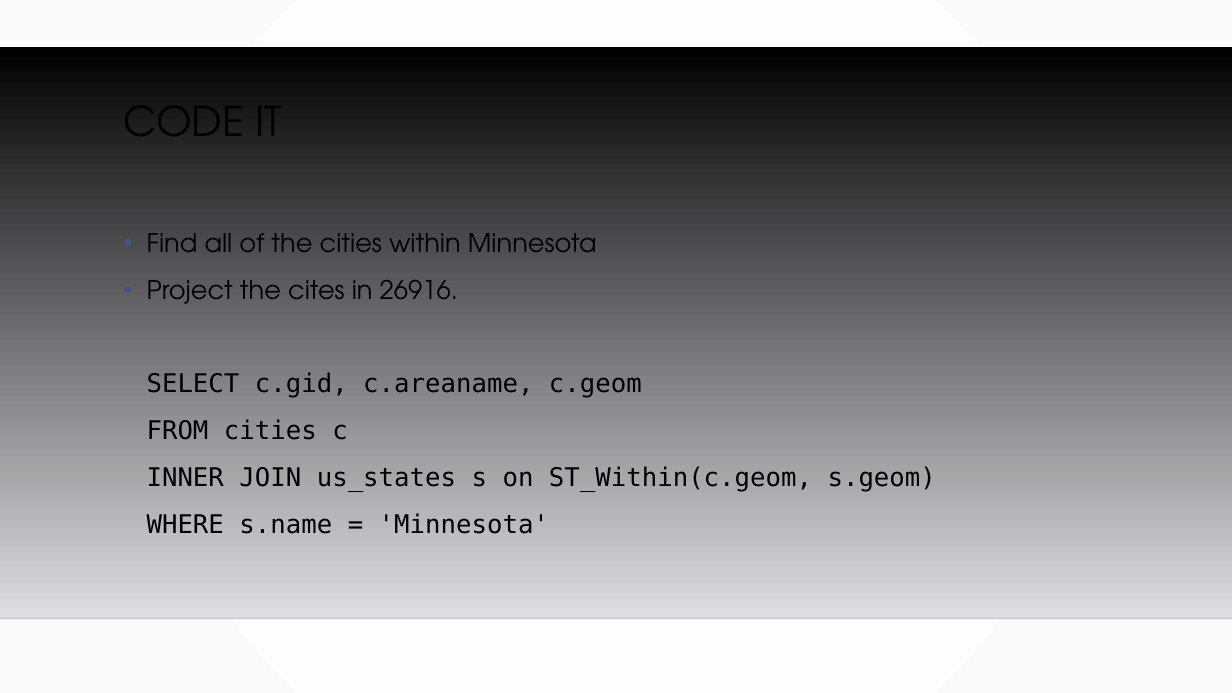
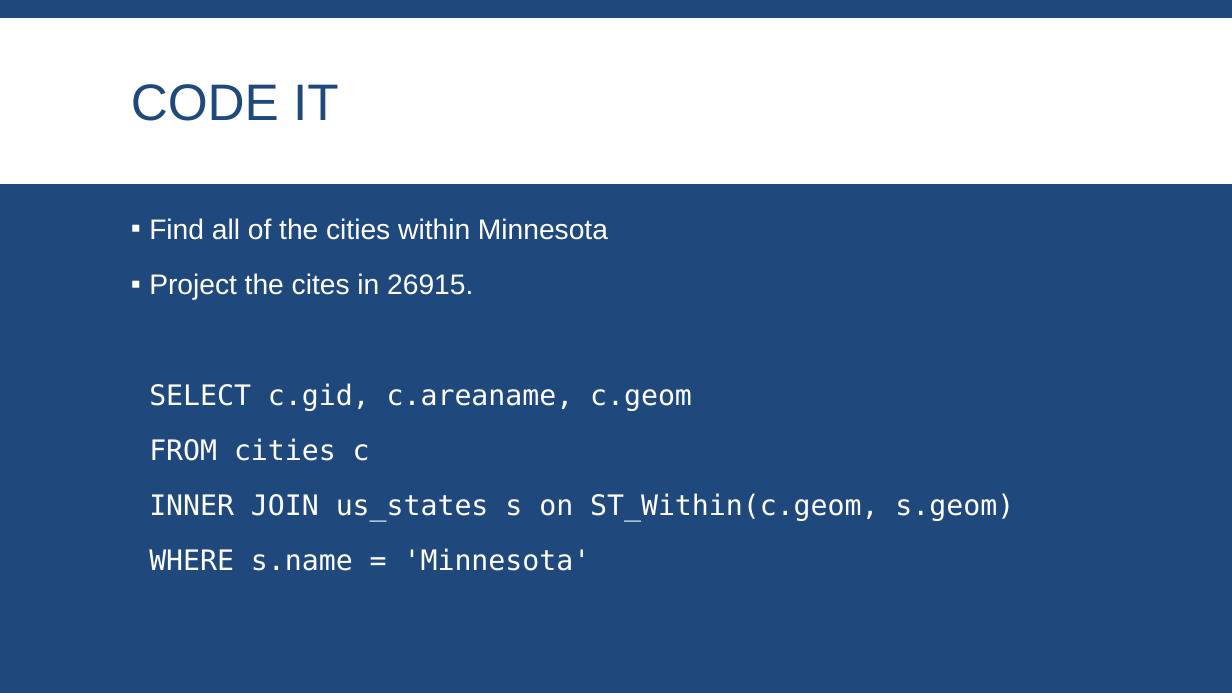
Before and after one commit to MGIS-UMN/GIS5577_week5, a slide deck: slide 38 of Spatial_Databases.odp. Drawn at 1232x693 pixels with LibreOffice and Linux fonts; fonts in the diff are those of the drawing; background and template pictures are left out. Boxes give left, top, right and bottom in pixels: in the first picture for what was removed or moved away, otherwise in the second. Text is boxed around its words. In the diff, an @@ line names an element or a change of style, - is before the commit and + after.

```diff
--- a/Spatial_Databases.odp
+++ b/Spatial_Databases.odp
@@ background gradient #FFFFFF to #FAFAFA to #1F497D @@
@@ freeform shape added at [0, 18, 1232, 184], fill #FFFFFF @@
@@ title "CODE IT": place and size @@
-title "CODE IT" at [123, 87, 283, 158]
+title "CODE IT" at [131, 84, 339, 121]
@@ title "CODE IT" at [131, 84, 339, 121]: size 32 to 40 pt, font TeX Gyre Adventor to Arial, text colour #000000 to #1F497D; line spacing 0.9 to 0.85; vertical alignment top to middle @@
@@ freeform shape removed at [0, 47, 1232, 618] @@
@@ text "Find all of the cities ...": place and size @@
-text "Find all of the cities ..." at [147, 233, 936, 534]
+text "Find all of the cities ..." at [149, 218, 1014, 571]
@@ text at [149, 218, 1014, 571]: size 20 to 22 pt, text colour #000000 to #FFFFFF in "Find all of the cities within Minnesota", "SELECT c.gid, c.areaname, c.geom", "FROM cities c", "INNER JOIN us_states s on ST_Within(c.geom, s.geom)" and 1 more places; font TeX Gyre Adventor to Arial in "Find all of the cities within Minnesota"; bullet • to ▪; more space between paragraphs; bullet colour #415588 to #FFFFFF @@
@@ text at [149, 273, 473, 300]: text changed; size 20 to 22 pt; font TeX Gyre Adventor to Arial; text colour #000000 to #FFFFFF @@
-• Project the cites in 26916.
+▪ Project the cites in 26915.
@@ line removed from (0, 618) to (1232, 618) @@
```
Also in this commit, not shown: 39 other slides changed, 2 other files.
